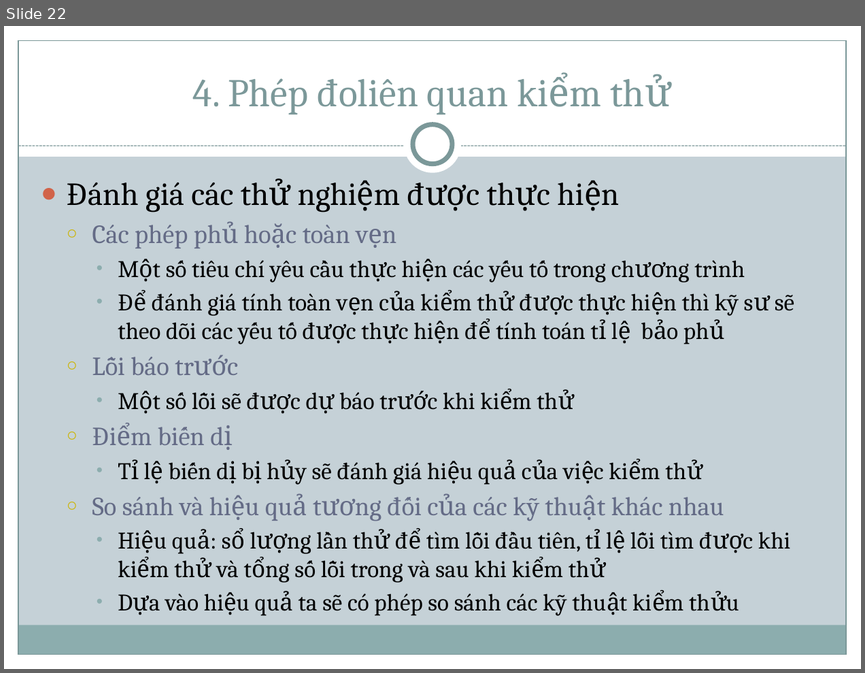
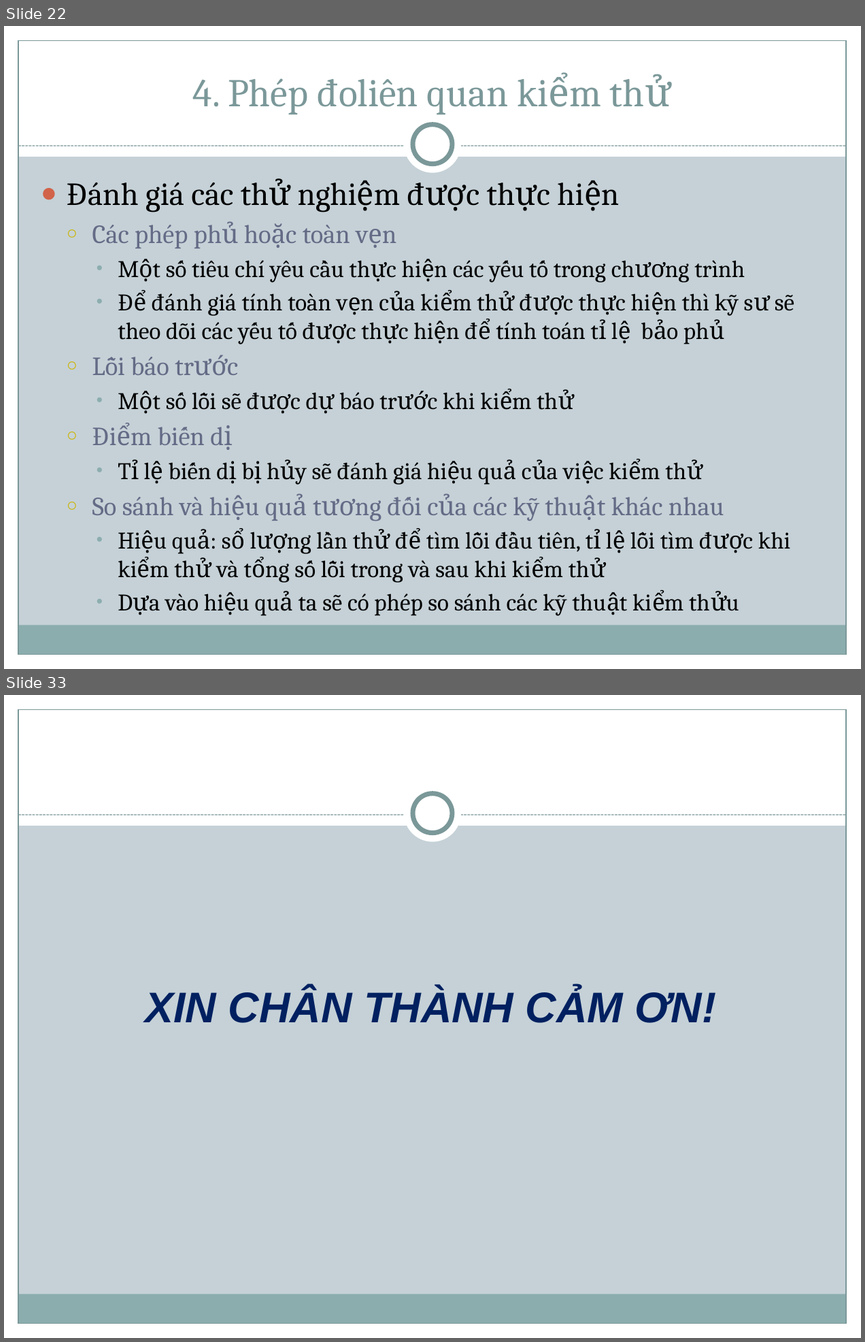
Before and after one commit to thienphamvan/chapter4, a slide deck: Slide/Chap 4 - Sofware Testing.pptx. Shown one above the other, each under a label of ours: slide 22 before the commit, slides 22 and 33 after it; the slides between them are not shown. The pictures are 865x673 and 865x1342 pixels, drawn with LibreOffice and Linux fonts; fonts in the diff are those of the drawing. Boxes give left, top, right and bottom in pixels: in the first picture for what was removed or moved away, otherwise in the second. Text is boxed around its words. In the diff, an @@ line names an element or a change of style, - is before the commit and + after.

```diff
--- a/Slide/Chap 4 - Sofware Testing.pptx
+++ b/Slide/Chap 4 - Sofware Testing.pptx
@@ slide 33 added at (4,695,861,1338), background #C5D1D7; not listed: 9 template elements that a slide beside it also shows @@
@@ text added at (145,988,716,1023), 36 pt, text #002060, bold, italic @@
+  XIN CHÂN THÀNH CẢM ƠN!
```
Also in this commit, not shown: 10 other slides added.
